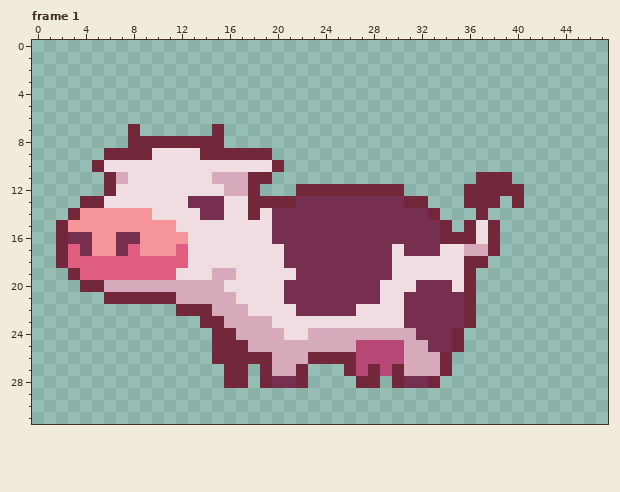
Pixel-art file, stored at Assets/Sprites/animals-Recovered.aseprite. Above: the version before the commit.
48x32 pixels, 2 frames. Shown: frame 1. The old version is drawn lined up with the new one.
Now the later version:
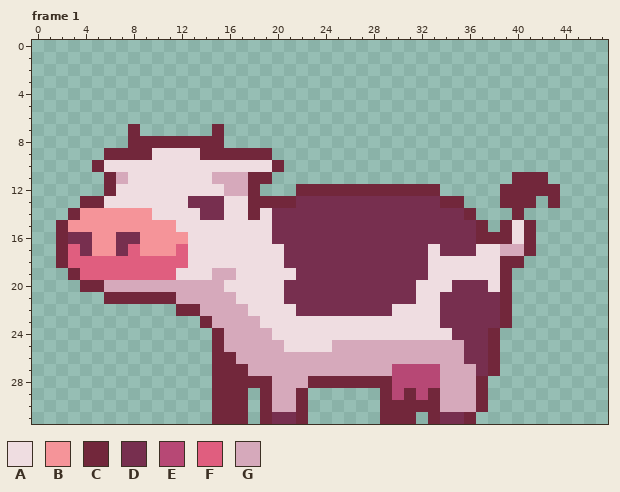
Palette (. is transparent): A #efdde1  B #f59499  C #72273b  D #772f4f  E #b74875  F #e05e7f  G #d6a9bb
The exact change:
whole drawing moved by -1,-3 (the old picture is shown already moved)
Frame 1:
y 11: x 37..42 CCC... -> ...CCC
y 12: x 31..33 ... -> CCC; x 36..38 CCC -> ...; x 41..43 ... -> CCC
y 13: x 31..39 CC...CCC. -> DDDCC...C; x 41 . -> C; x 43 . -> C
y 14: x 33..37 C...C -> DDDC.; x 40 . -> C
y 15: x 34..41 C.CAC... -> DDDC.CAC
y 16: x 34..37 CCCA -> DDDC; x 39..41 ... -> CAC
y 17: x 30 A -> D; x 33..41 DAAGGC... -> ADDDAAGGC
y 18: x 30..32 AAA -> DDD; x 36..40 CC... -> AAACC
y 19: x 30..32 AAA -> DDD; x 36..39 C... -> AAAC
y 20: x 29..39 AAADDDAC... -> DDDAAADDDAC
y 21: x 29..30 AA -> DD; x 32..33 DD -> AA; x 36..39 C... -> DDDC
y 22: x 14 C -> G; x 27..29 AAA -> DDD; x 31..33 DDD -> AAA; x 36..39 C... -> DDDC
y 23: x 15 C -> G; x 19 G -> A; x 31..33 DDD -> AAA; x 36..39 C... -> DDDC
y 24: x 16 C -> G; x 20 G -> A; x 23..38 GGGGGGGGGDDDC... -> AAAAAAAAAAAADDDC
y 25: x 16..17 CC -> GG; x 21..24 GGGG -> AAAA; x 27..30 EEEE -> GGGG; x 33..38 DDC... -> GGGDDC
y 26: x 17..19 CCC -> GGG; x 23..30 CCCCEEEE -> GGGGGGGG; x 34..38 C.... -> GGDDC
y 27: x 15 . -> C; x 18..19 .C -> GG; x 22..38 C...CECECGGGC.... -> GGGGGGGGEEEEGGGDC
y 28: x 15 . -> C; x 18 . -> C; x 20..26 DDC.... -> GGGCCCC; x 29..37 .CDDC.... -> CEEEEGGGC
y 29: x 15..17 ... -> CCC; x 19..22 .... -> CGGC; x 29..37 ......... -> CECECGGGC
y 30: x 15..17 ... -> CCC; x 19..22 .... -> CGGC; x 29..37 ......... -> CCCCCGGGC
y 31: x 15..17 ... -> CCC; x 19..22 .... -> CDDC; x 29..31 ... -> CCC; x 33..36 .... -> CDDC
Changed places in both pictures, as pixel boxes (x1, y1, x2, y2):
changed: (200, 172, 560, 424)
